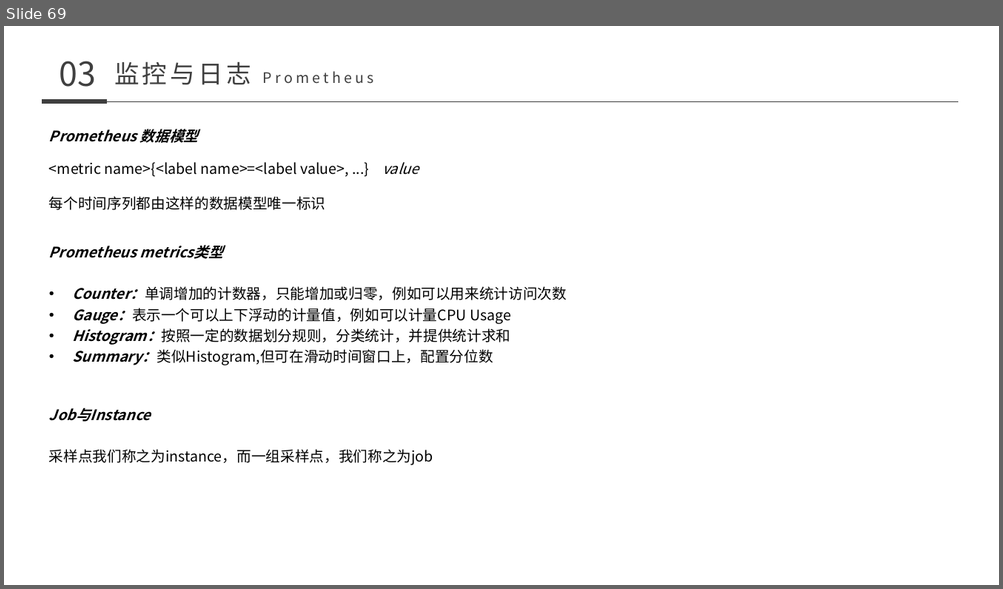
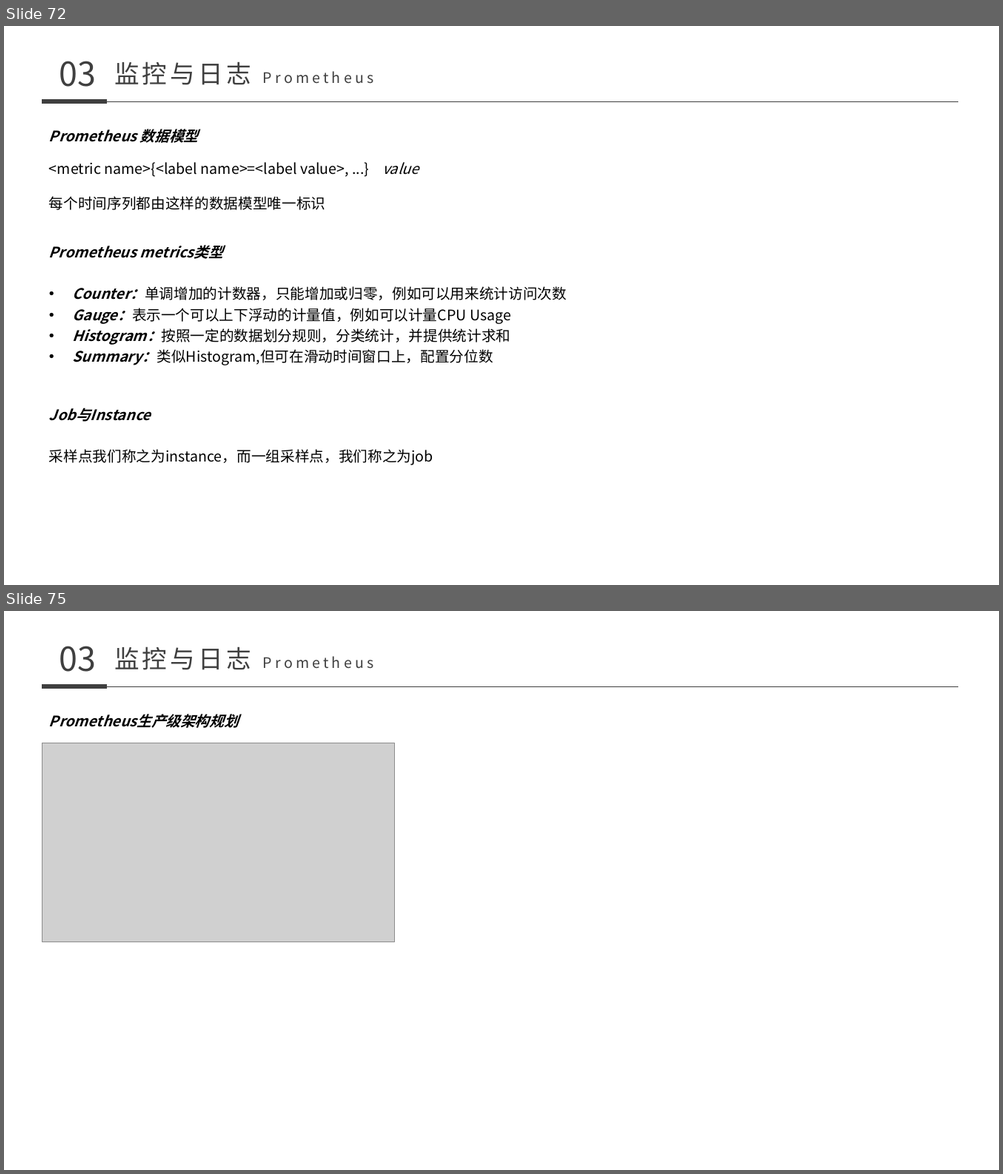
Before and after one commit to nutionMedivn/Kubernetes-training-camp, a slide deck: 基础/008-011 kubernetes.pptx. Shown one above the other, each under a label of ours: slide 69 before the commit, slides 72 and 75 after it; the slides between them are not shown. The pictures are 1003x589 and 1003x1174 pixels, drawn with LibreOffice and Linux fonts; fonts in the diff are those of the drawing; grey boxes stand for pictures. Boxes give left, top, right and bottom in pixels: in the first picture for what was removed or moved away, otherwise in the second. Text is boxed around its words. In the diff, an @@ line names an element or a change of style, - is before the commit and + after.

```diff
--- a/基础/008-011 kubernetes.pptx
+++ b/基础/008-011 kubernetes.pptx
@@ slide 75 added at (x1=4, y1=611, x2=999, y2=1170), background #FFFFFF @@
@@ text added at (x1=60, y1=646, x2=96, y2=672), 32 pt, text #3F3F3F @@
+03
@@ text added at (x1=114, y1=647, x2=251, y2=670), 14 pt, text #3F3F3F @@
+监控与日志 Prometheus
@@ line added from (42, 686) to (107, 686), #3F3F3F 4.5 pt @@
@@ line added from (107, 686) to (959, 686), #3F3F3F 0.5 pt @@
@@ text added at (x1=49, y1=714, x2=239, y2=728), 14 pt, text #000000, bold, italic @@
+Prometheus生产级架构规划
@@ picture added at (x1=42, y1=743, x2=394, y2=943) @@
@@ what was slide 69 is now slide 72 @@
```
Also in this commit, not shown: 3 slides changed, 6 other slides added, 5 slides removed.
